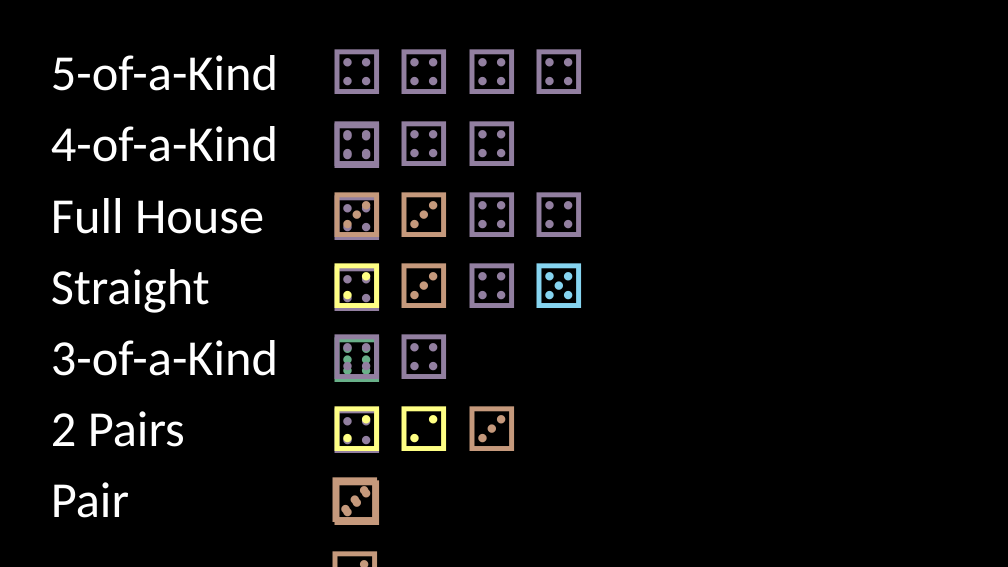
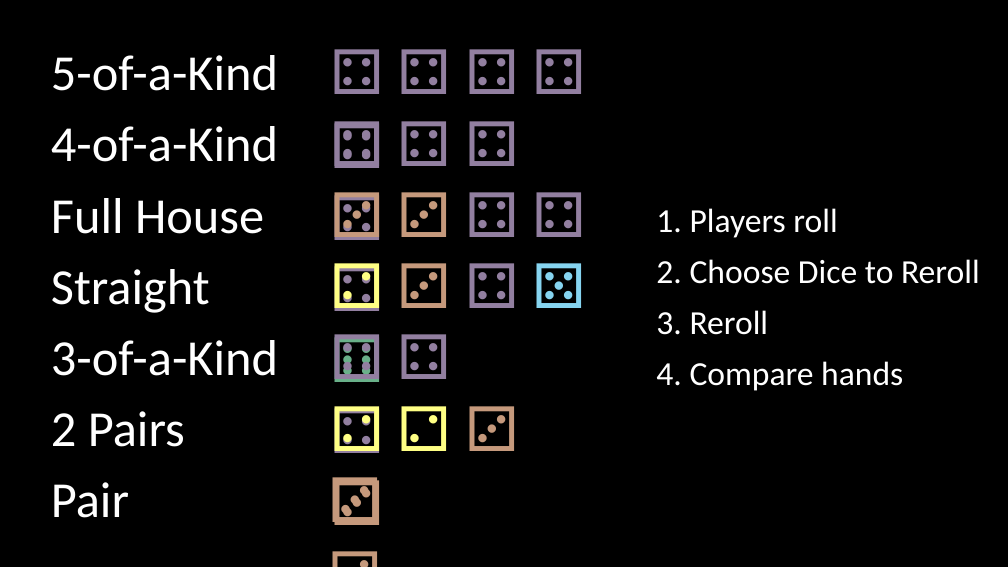
Before and after one commit to leechristie/dice-poker, a slide deck: slide 9 of apug-feb-2023.pptx (slide 8 before the commit). Drawn at 1008x567 pixels with LibreOffice and Linux fonts; fonts in the diff are those of the drawing. Boxes give left, top, right and bottom in pixels: in the first picture for what was removed or moved away, otherwise in the second. Text is boxed around its words. In the diff, an @@ line names an element or a change of style, - is before the commit and + after.

```diff
--- a/apug-feb-2023.pptx
+++ b/apug-feb-2023.pptx
@@ text added at [656,208,837,238], 24 pt, text #FFFFFF @@
+1. Players roll
@@ text added at [656,259,980,284], 24 pt, text #FFFFFF @@
+2. Choose Dice to Reroll
@@ text added at [656,310,769,335], 24 pt, text #FFFFFF @@
+3. Reroll
@@ text added at [656,361,903,391], 24 pt, text #FFFFFF @@
+4. Compare hands
```
Also in this commit, not shown: 1 slide added, 2 other files.
